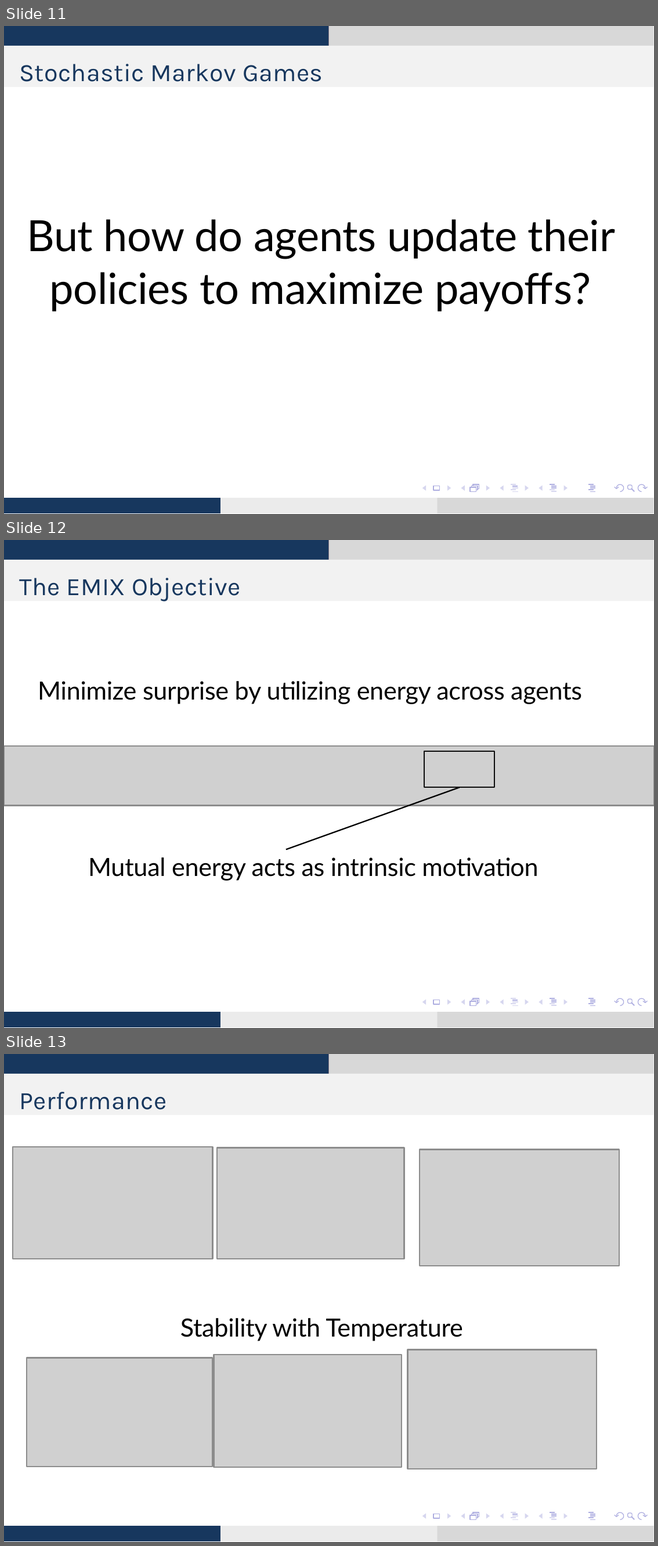
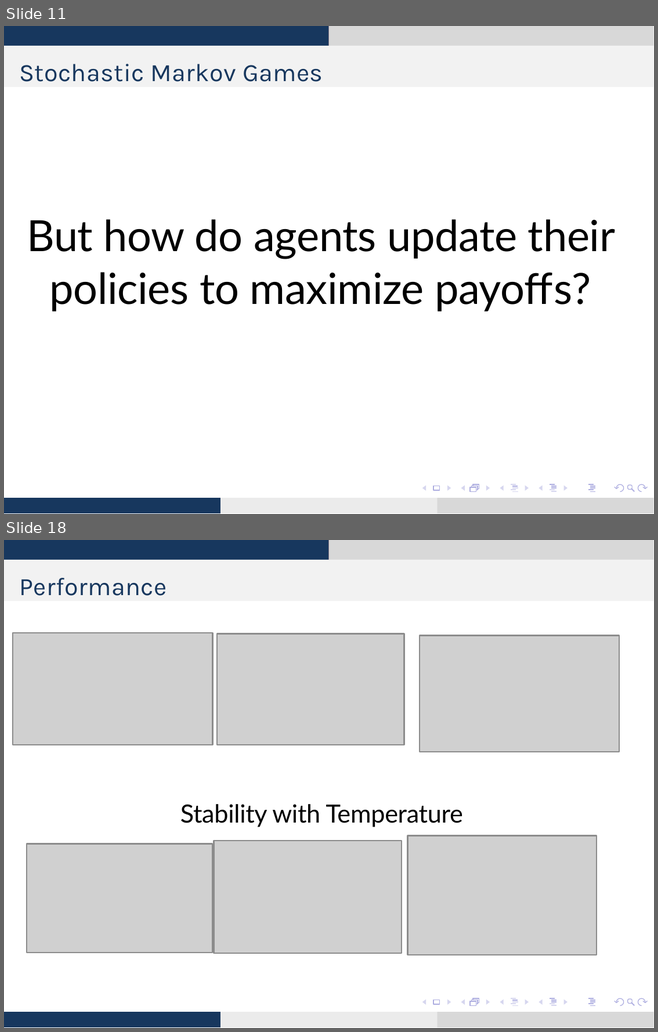
Before and after one commit to karush17/ECE1657-Project, a slide deck: presentation/ppt.pptx. Shown one above the other, each under a label of ours: slides 11, 12 and 13 before the commit, slides 11 and 18 after it; the slides between them are not shown. The pictures are 658x1546 and 658x1032 pixels, drawn with LibreOffice and Linux fonts; fonts in the diff are those of the drawing; grey boxes stand for pictures. Boxes give left, top, right and bottom in pixels: in the first picture for what was removed or moved away, otherwise in the second. Text is boxed around its words. In the diff, an @@ line names an element or a change of style, - is before the commit and + after.

```diff
--- a/presentation/ppt.pptx
+++ b/presentation/ppt.pptx
@@ slide 12 removed at (4, 540, 654, 1028), background #FFFFFF; not listed: 16 template elements that a slide beside it also shows @@
@@ freeform shape removed at (4, 540, 329, 559) @@
@@ freeform shape removed at (329, 540, 654, 559) @@
@@ rectangle removed at (4, 559, 654, 600) @@
-The EMIX Objective
@@ text removed at (38, 681, 582, 704) @@
-Minimize surprise by utilizing energy across agents
@@ picture removed at (4, 746, 654, 806) @@
@@ rectangle removed at (424, 751, 495, 788) @@
@@ line removed from (286, 849) to (459, 788) @@
@@ text removed at (88, 857, 538, 880) @@
-Mutual energy acts as intrinsic motivation
@@ freeform shape removed at (4, 1012, 220, 1027) @@
@@ freeform shape removed at (220, 1012, 437, 1027) @@
@@ freeform shape removed at (437, 1012, 654, 1027) @@
@@ what was slide 13 is now slide 18 @@
```
Also in this commit, not shown: 2 slides changed, 6 slides added, 6 other files.
